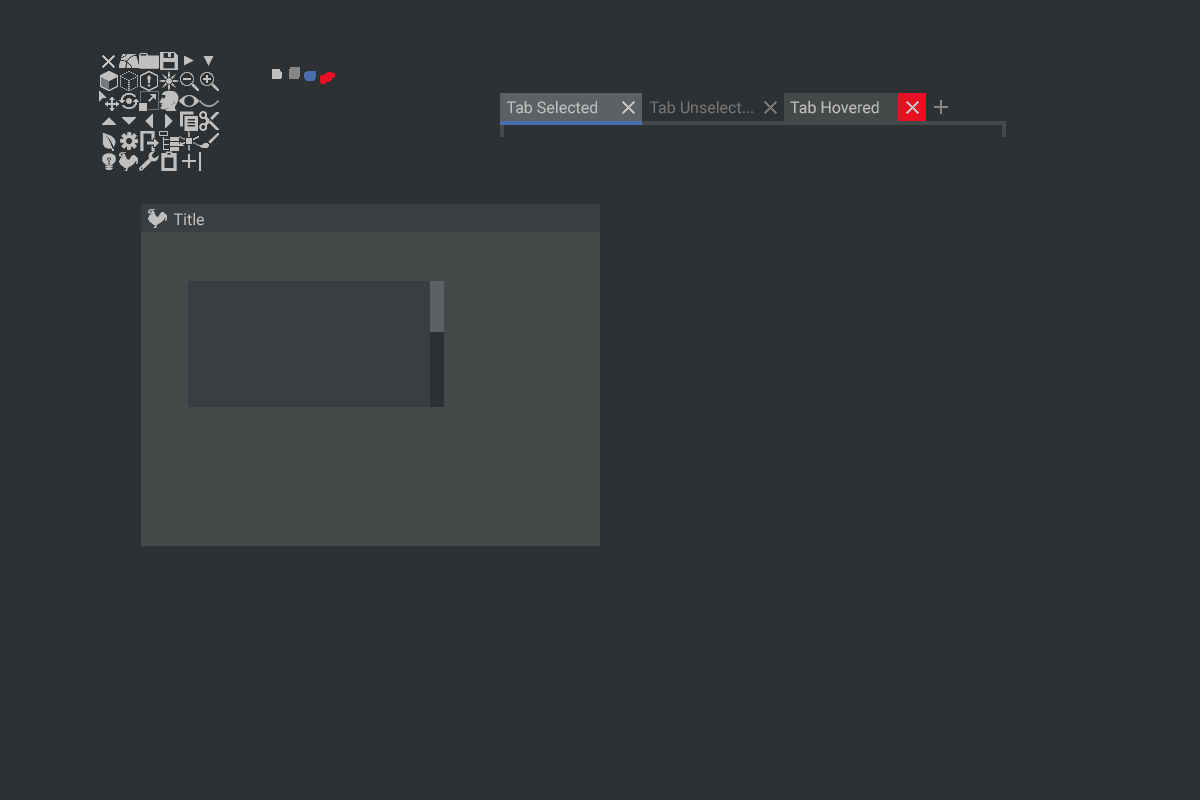
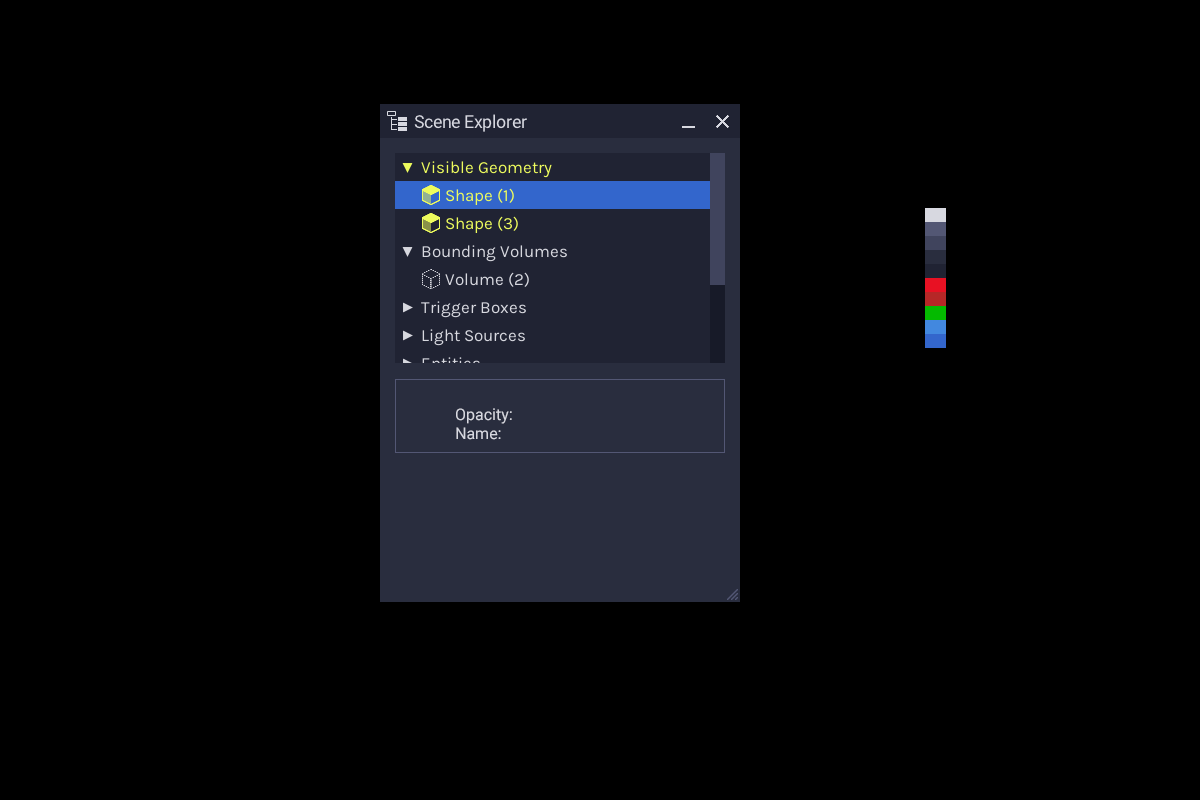
Comparing the layer stacks of the two w=1200, h=800 images. Changes:
added layer "palette" above "Opacity: Name:" over [925, 208, 946, 348]
added layer "Opacity: Name:" above "Layer 7" over [456, 408, 512, 440]
added layer "Layer 7" above "Layer 4" over [380, 104, 740, 602]
hid "Layer 4" over [99, 52, 1006, 546]
painted on "Layer 3" over [0, 0, 1200, 800]
